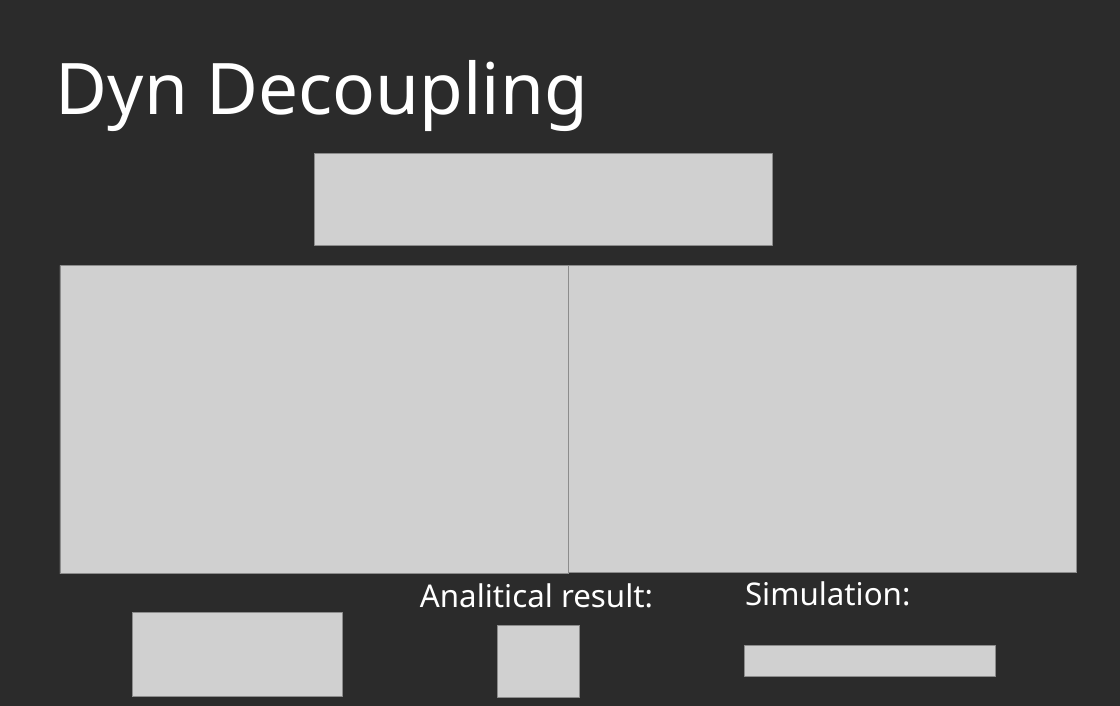
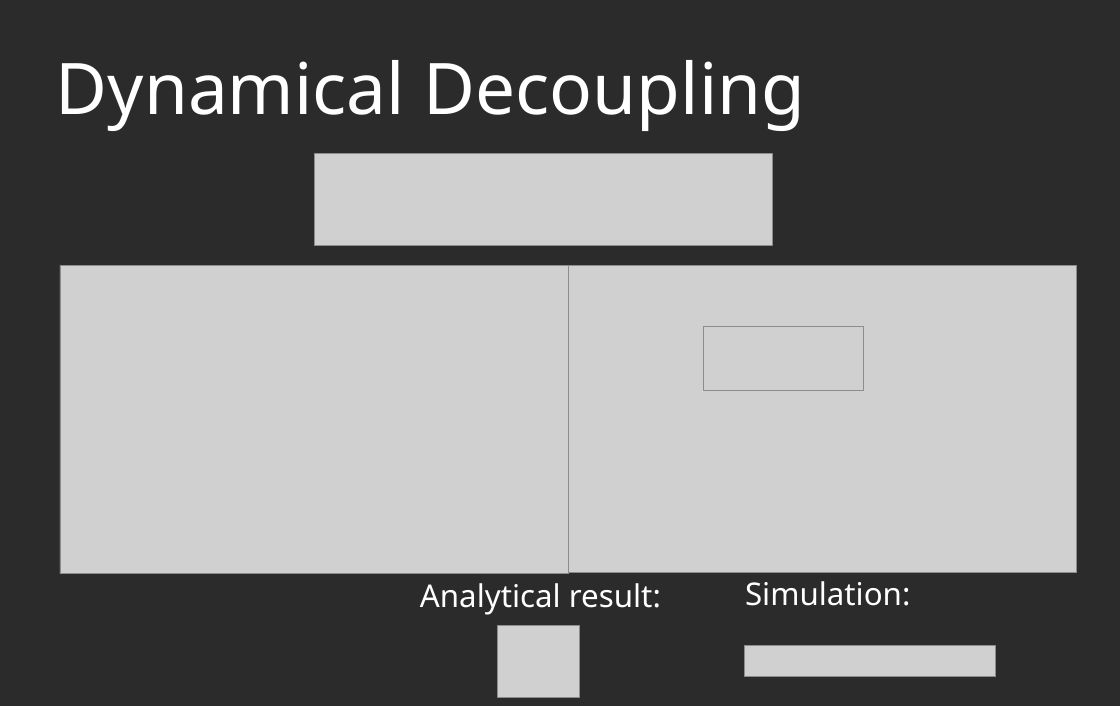
Before and after one commit to AGaliciaMartinez/Final-Project-Computational-Physics, a slide deck: slide 8 of presentation/NV_Carbons_presentation.odp. Drawn at 1120x706 pixels with LibreOffice and Linux fonts; fonts in the diff are those of the drawing; grey boxes stand for pictures; background and template pictures are left out; a plain dark background stands for a picture behind light text. Boxes give left, top, right and bottom in pixels: in the first picture for what was removed or moved away, otherwise in the second. Text is boxed around its words. In the diff, an @@ line names an element or a change of style, - is before the commit and + after.

```diff
--- a/presentation/NV_Carbons_presentation.odp
+++ b/presentation/NV_Carbons_presentation.odp
@@ title at (x1=56, y1=60, x2=805, y2=131): text changed @@
-Dyn Decoupling
+Dynamical Decoupling
@@ picture resized from (x1=132, y1=613, x2=342, y2=697) to (x1=704, y1=326, x2=864, y2=390) @@
@@ text at (x1=420, y1=583, x2=661, y2=615): text changed @@
-Analitical result:
+Analytical result:
```
Also in this commit, not shown: 6 other slides changed, 1 slide added, 1 slide removed.
